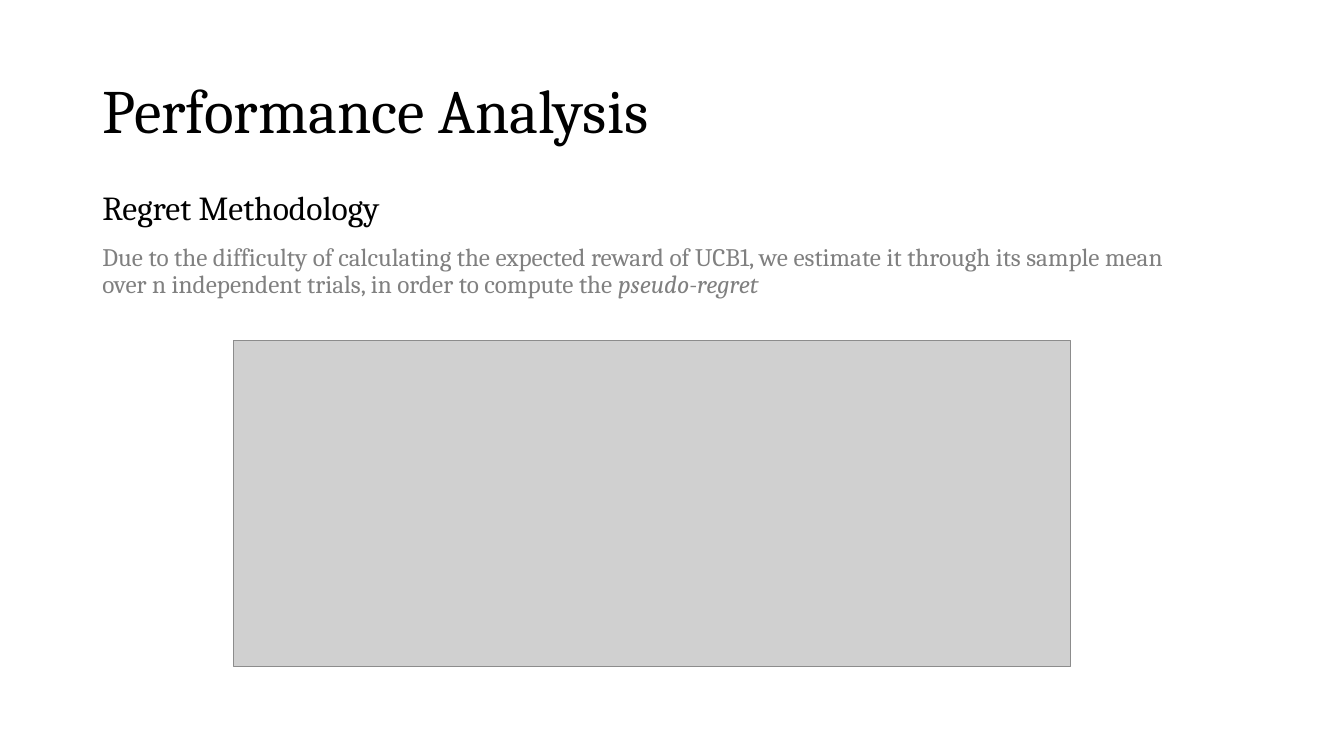
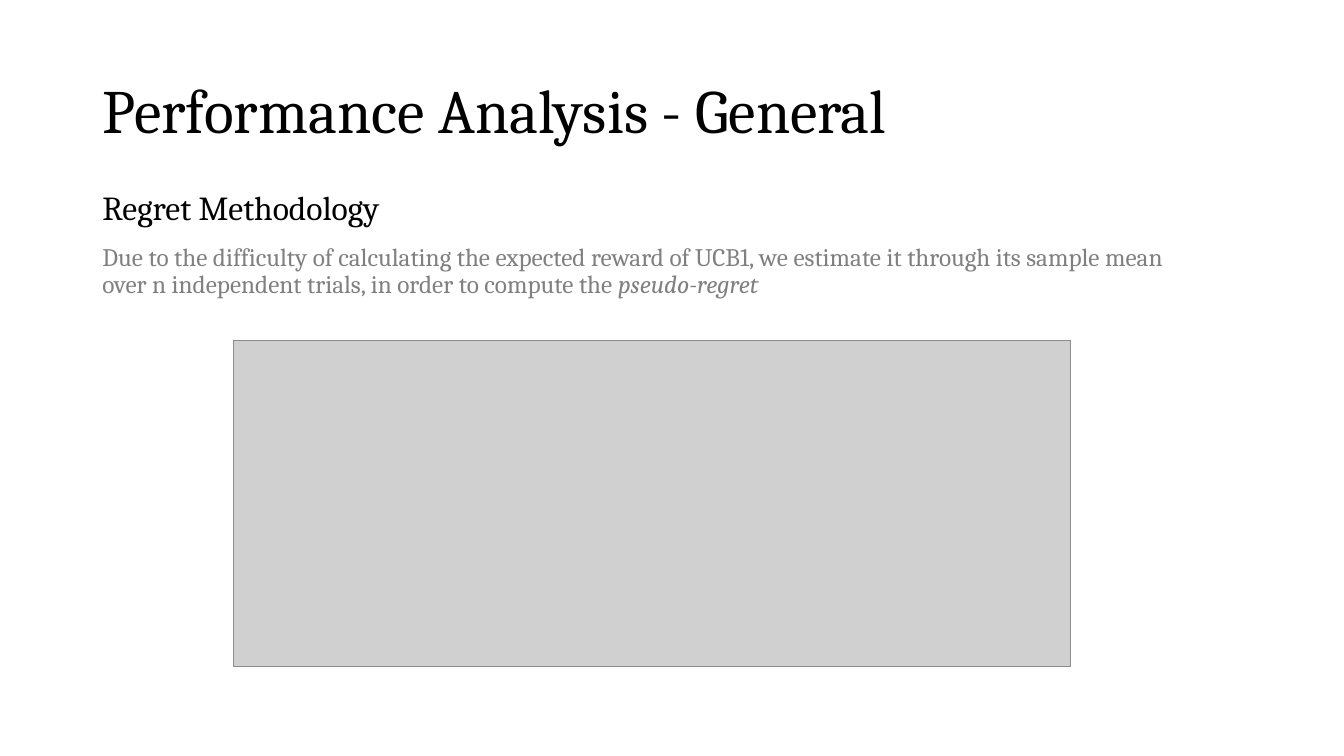
Before and after one commit to peetceenatoo/online-learning, a slide deck: slide 7 of Slides.pptx (slide 8 before the commit). Drawn at 1344x756 pixels with LibreOffice and Linux fonts; fonts in the diff are those of the drawing; grey boxes stand for pictures. Boxes give left, top, right and bottom in pixels: in the first picture for what was removed or moved away, otherwise in the second. Text is boxed around its words. In the diff, an @@ line names an element or a change of style, - is before the commit and + after.

```diff
--- a/Slides.pptx
+++ b/Slides.pptx
@@ title at [102, 89, 887, 147]: text changed @@
-Performance Analysis
+Performance Analysis - General
```
Also in this commit, not shown: 15 other slides changed, 2 slides added, 4 slides removed, 2 other files.
